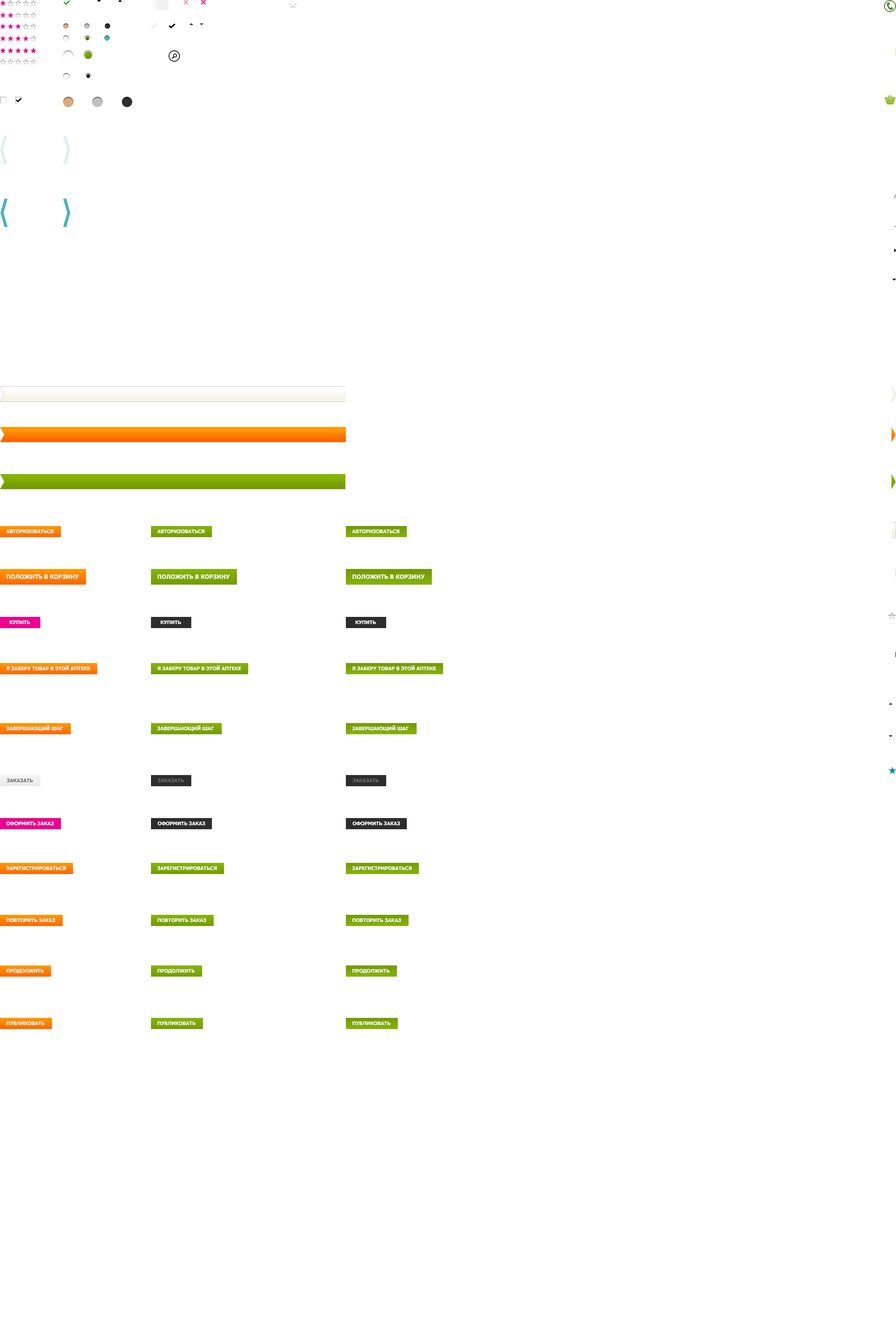
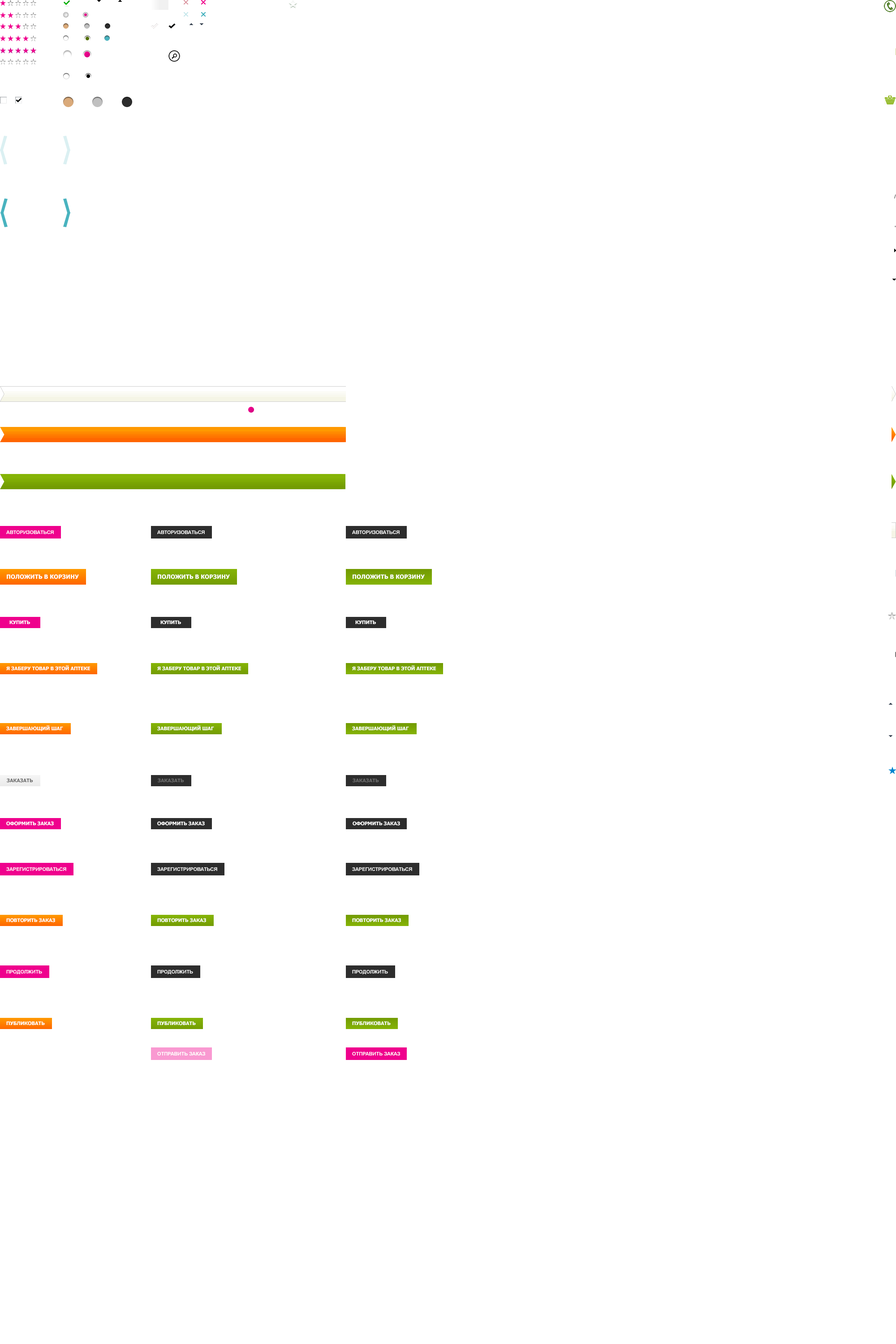
Layers edited between the first and the second 896 × 1344 image:
added layer "Text copy 12" above "Rectangle copy 12" over 352, 1051, 400, 1056
added layer "Rectangle copy 12" above "Text" over 345, 1047, 407, 1060
added layer "Text" (2nd of 42) above "Rectangle" over 157, 1051, 206, 1056
added layer "Rectangle" (2nd of 15) (40%) above "Graphic Symbol" over 150, 1047, 212, 1060
hid "Text" (3rd of 42) over 150, 525, 212, 537
hid "Text" (4th of 42) over 345, 862, 419, 874
hid "Text" (5th of 42) over 150, 862, 224, 874
hid "Text" (6th of 42) over 0, 862, 73, 874
added layer "Text copy 8" above "Rectangle copy 8" over 352, 867, 413, 871
added layer "Rectangle copy 8" above "Text copy 7" over 345, 862, 420, 876
added layer "Text copy 7" above "Text copy 10" over 157, 867, 218, 871
added layer "Rectangle copy 10" above "Text copy 9" over 345, 965, 395, 978
added layer "Rectangle copy 9" above "Path copy 2" over 150, 965, 201, 978
added layer "Rectangle" (7th of 15) above "Rectangle copy 7" over 0, 965, 50, 978
added layer "Rectangle copy 7" above "Text" over 150, 862, 225, 876
added layer "Text" (11th of 42) above "Rectangle" over 6, 867, 67, 871
added layer "Rectangle" (8th of 15) above "Rectangle copy 6" over 0, 862, 74, 876
added layer "Rectangle copy 6" above "Text copy 5" over 345, 525, 407, 539
added layer "Rectangle copy 5" above "Text" over 150, 525, 212, 539
added layer "Rectangle" (9th of 15) above "Text" over 0, 525, 61, 539
painted on "Text" (13th of 42) over 157, 820, 206, 826
hid "Text" (40th of 42) over 345, 965, 397, 977
hid "Text" (41st of 42) over 150, 965, 202, 977
hid "Text" (42nd of 42) over 0, 965, 52, 977
…and 16 more changes (14 added, 1 opacity, 2 visibility)
